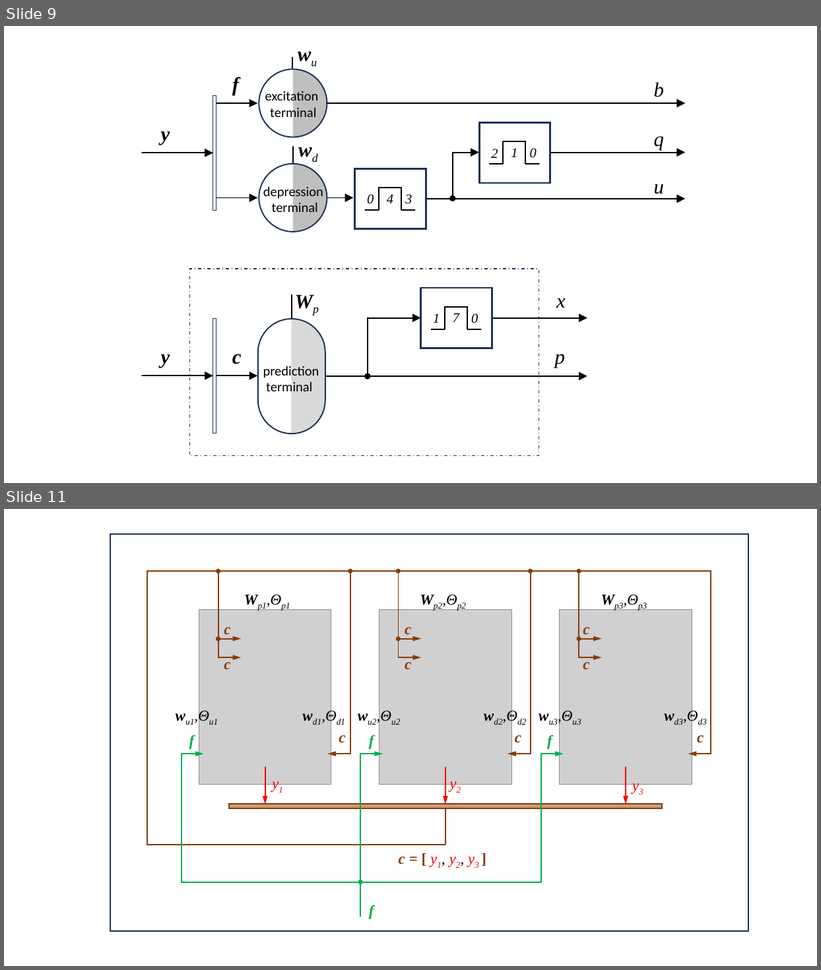
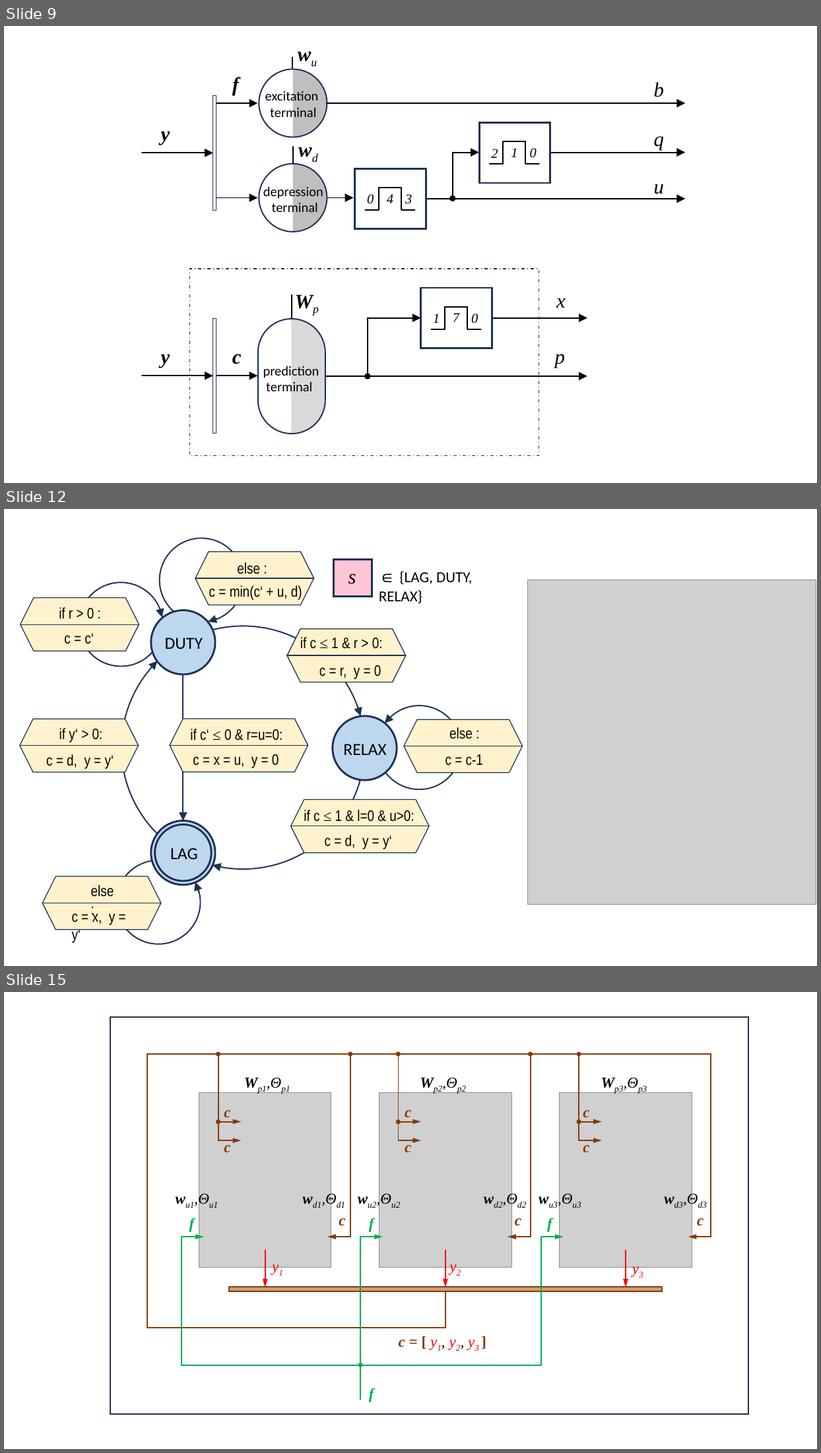
Before and after one commit to ihux/neural-study, a slide deck: paper/Neurotron/Neurotron - Images.pptx. Shown one above the other, each under a label of ours: slides 9 and 11 before the commit, slides 9, 12 and 15 after it; the slides between them are not shown. The pictures are 821x970 and 821x1453 pixels, drawn with LibreOffice and Linux fonts; fonts in the diff are those of the drawing; grey boxes stand for pictures. Boxes give left, top, right and bottom in pixels: in the first picture for what was removed or moved away, otherwise in the second. Text is boxed around its words. In the diff, an @@ line names an element or a change of style, - is before the commit and + after.

```diff
--- a/paper/Neurotron/Neurotron - Images.pptx
+++ b/paper/Neurotron/Neurotron - Images.pptx
@@ slide 12 added at box(4, 509, 817, 966), background #FFFFFF @@
@@ ellipse added at box(142, 521, 261, 640), outline #1E3256 1.5 pt @@
@@ ellipse added at box(61, 565, 181, 685), outline #1E3256 1.5 pt @@
@@ rectangle added at box(334, 560, 372, 596), fill #FFC6D8, outline #1E3256 2.25 pt @@
@@ group added at box(195, 552, 314, 605): 2 texts, 1 hexagon, 1 line @@
+else :
+c = min(c‘ + u, d)
@@ text added at box(349, 574, 356, 584), 24 pt, text #000000, italic @@
+s
@@ text added at box(379, 571, 472, 603), 18 pt, text #000000 @@
+∈ {LAG, DUTY, RELAX}
@@ picture added at box(528, 580, 816, 905) @@
@@ hexagon added at box(20, 598, 139, 651), fill #FFF2CC, outline #1E3256 1 pt @@
@@ text added at box(59, 607, 94, 619), 18 pt, text #000000 @@
+if r > 0 :
@@ line added from (20, 625) to (139, 625), #1E3256 1 pt @@
@@ arrow added from (160, 609) to (162, 618), #1E3256 1.5 pt @@
@@ arrow added from (217, 619) to (209, 622), #1E3256 1.5 pt @@
@@ text added at box(64, 633, 94, 644), 18 pt, text #000000 @@
+c = c‘
@@ group added at box(121, 610, 397, 885): 5 ellipses, 4 arrows, 3 texts @@
+DUTY
+RELAX
+LAG
@@ group added at box(287, 629, 406, 682): 2 texts, 1 hexagon, 1 line @@
+if c ≤ 1 & r > 0:
+c = r, y = 0
@@ ellipse added at box(378, 706, 461, 790), outline #1E3256 1.5 pt @@
@@ arrow added from (389, 718) to (385, 723), #1E3256 1.5 pt @@
@@ group added at box(20, 719, 139, 772): 2 texts, 1 hexagon, 1 line @@
+if y‘ > 0:
+c = d, y = y‘
@@ group added at box(170, 719, 308, 772): 2 texts, 1 hexagon, 1 line @@
+if c‘ ≤ 0 & r=u=0:
+c = x = u, y = 0
@@ group added at box(404, 720, 523, 772): 2 texts, 1 hexagon, 1 line @@
+else :
+c = c-1
@@ group added at box(290, 800, 429, 853): 2 texts, 1 hexagon, 1 line @@
+if c ≤ 1 & l=0 & u>0:
+c = d, y = y‘
@@ ellipse added at box(116, 860, 201, 945), outline #1E3256 1.5 pt @@
@@ arrow added from (199, 893) to (195, 883), #1E3256 1.5 pt @@
@@ group added at box(42, 877, 161, 943): 2 texts, 1 hexagon, 1 line @@
+c = x, y = y‘
+else:
@@ what was slide 11 is now slide 15 @@
```
Also in this commit, not shown: 1 slide changed, 3 other slides added, 1 other file.
